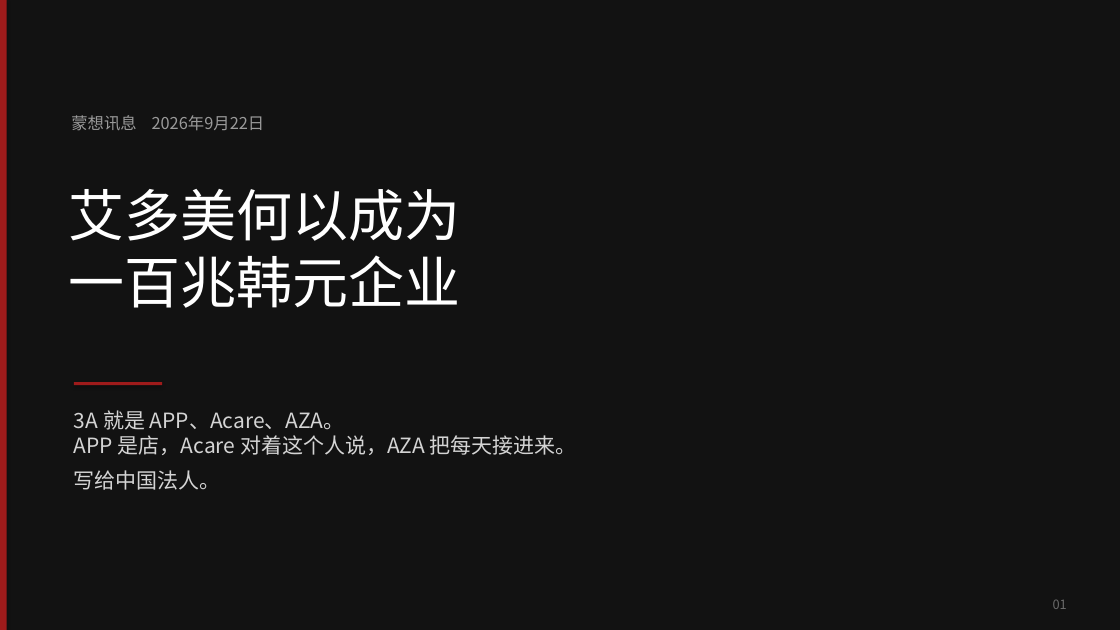
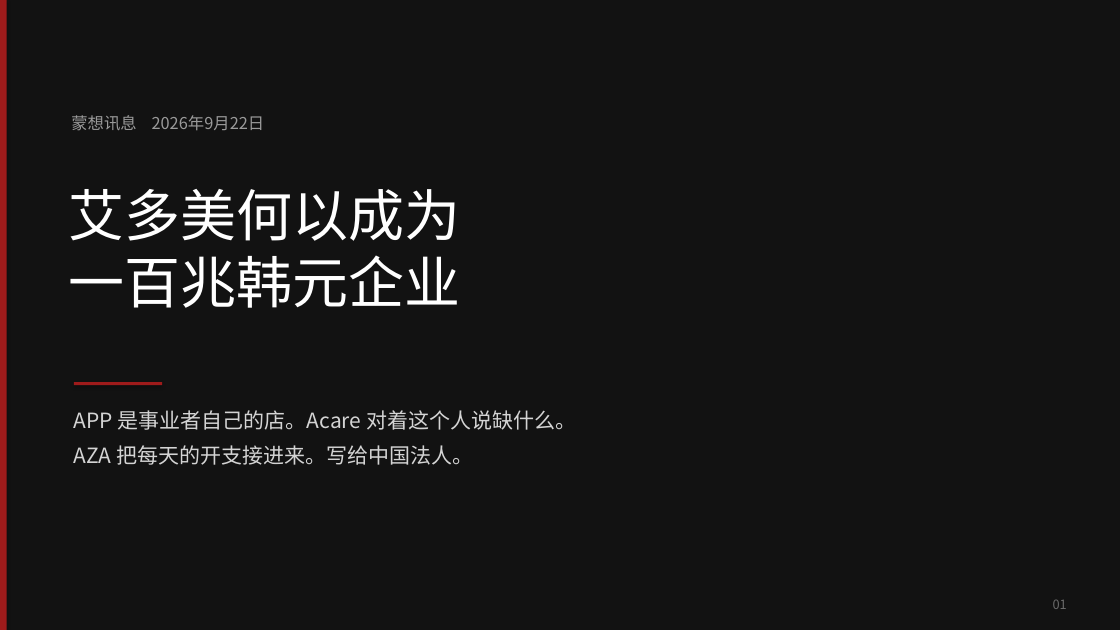
Before and after one commit to headshot9999/xiaoyi, a slide deck: slide 1 of 艾多美何以成为100兆韩元企业.pptx. Drawn at 1120x630 pixels with LibreOffice and Linux fonts; fonts in the diff are those of the drawing. Boxes give left, top, right and bottom in pixels: in the first picture for what was removed or moved away, otherwise in the second. Text is boxed around its words. In the diff, an @@ line names an element or a change of style, - is before the commit and + after.

```diff
--- a/艾多美何以成为100兆韩元企业.pptx
+++ b/艾多美何以成为100兆韩元企业.pptx
@@ text at [74, 410, 576, 465]: text changed @@
-3A 就是 APP、Acare、AZA。
-APP 是店，Acare 对着这个人说，AZA 把每天接进来。
-写给中国法人。
+APP 是事业者自己的店。Acare 对着这个人说缺什么。
+AZA 把每天的开支接进来。写给中国法人。
```
Also in this commit, not shown: 4 other slides changed, 3 other files.
